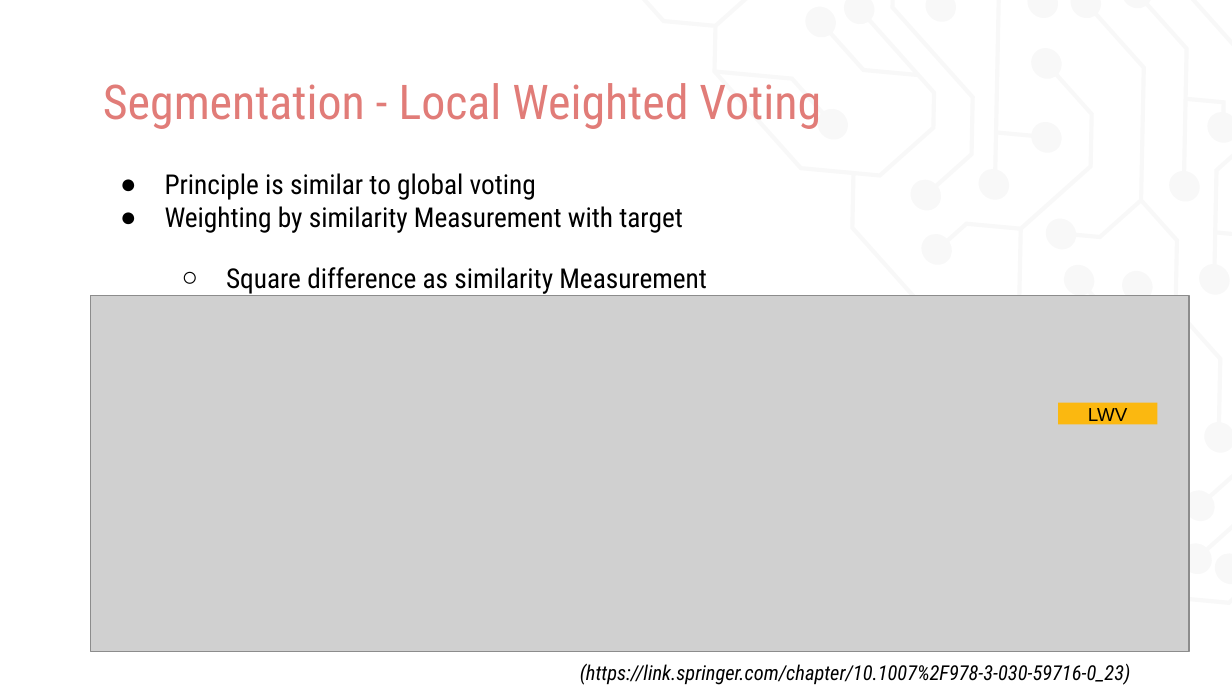
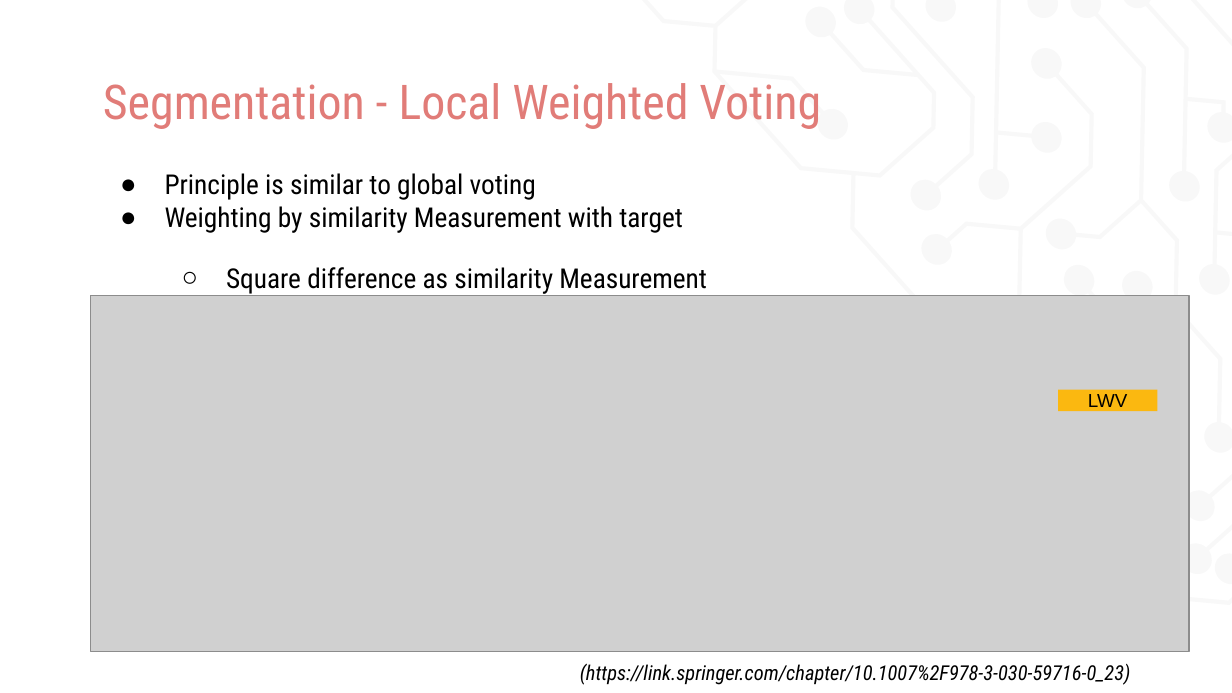
Before and after one commit to uro1012/MIALab, a slide deck: slide 8 of presentation/FinalPresentation.pptx. Drawn at 1232x693 pixels with LibreOffice and Linux fonts; fonts in the diff are those of the drawing; grey boxes stand for pictures. Boxes give left, top, right and bottom in pixels: in the first picture for what was removed or moved away, otherwise in the second. Text is boxed around its words. In the diff, an @@ line names an element or a change of style, - is before the commit and + after.

Commit message:
final presentation version

```diff
--- a/presentation/FinalPresentation.pptx
+++ b/presentation/FinalPresentation.pptx
@@ rectangle "LWV": place and size @@
-rectangle "LWV" at [1058,403,1158,425]
+rectangle "LWV" at [1058,389,1158,411]
```
